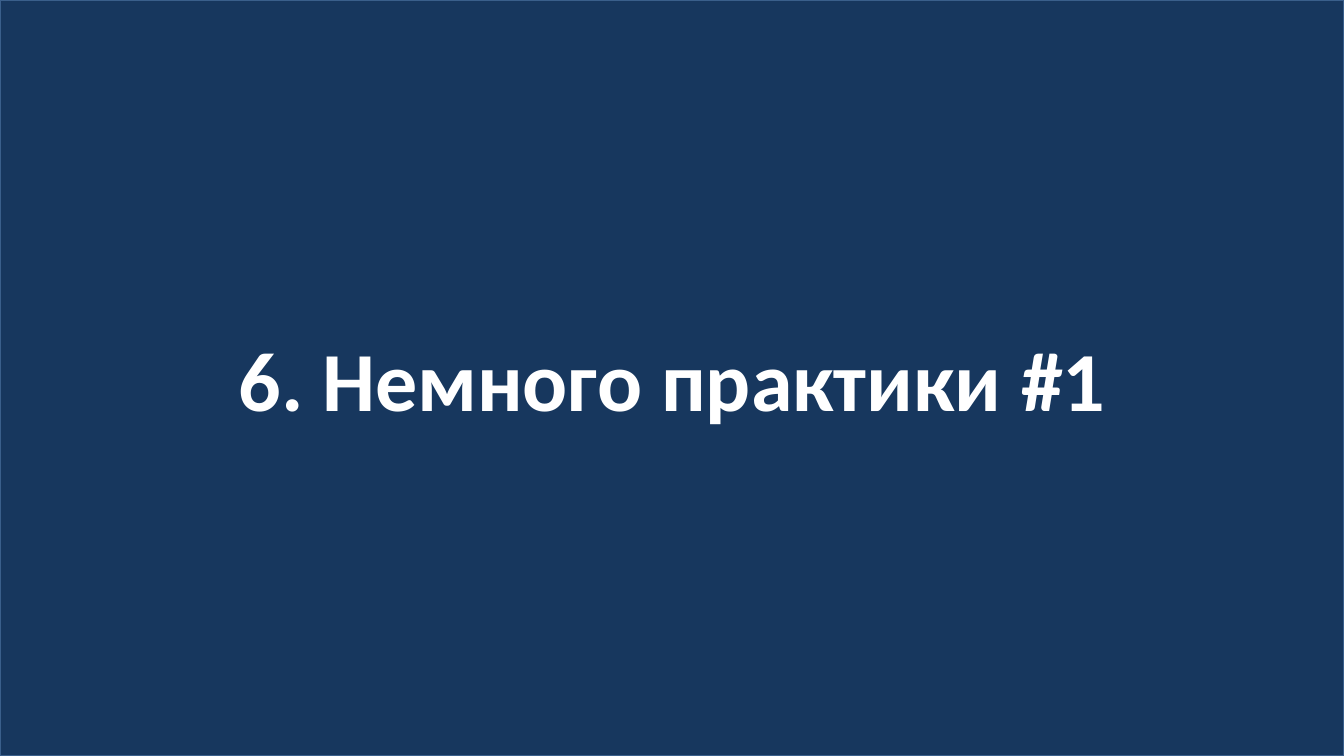
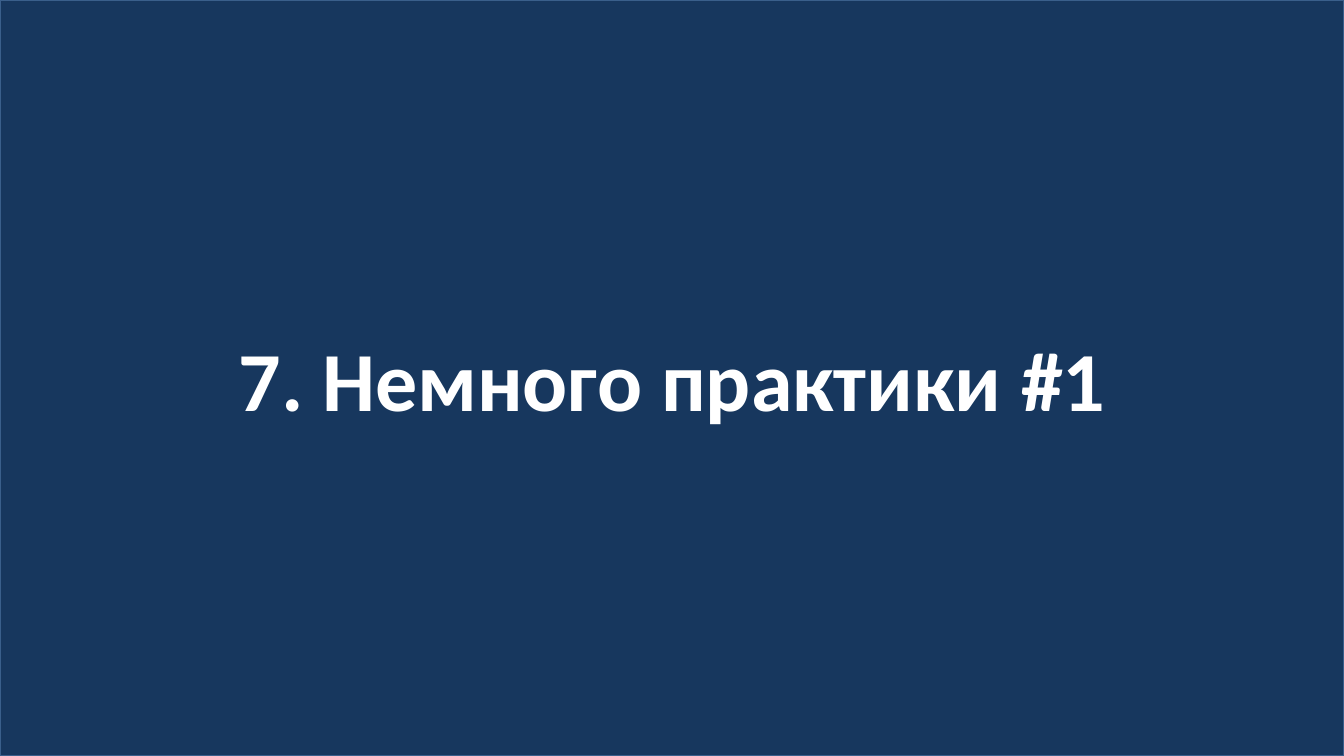
Before and after one commit to web51-ortdnipro/lesson19, a slide deck: slide 19 of lesson19.pptx (slide 17 before the commit). Drawn at 1344x756 pixels with LibreOffice and Linux fonts; fonts in the diff are those of the drawing. Boxes give left, top, right and bottom in pixels: in the first picture for what was removed or moved away, otherwise in the second. Text is boxed around its words. In the diff, an @@ line names an element or a change of style, - is before the commit and + after.

```diff
--- a/lesson19.pptx
+++ b/lesson19.pptx
@@ text in rectangle at bbox=[239, 353, 1105, 425]: text changed @@
-6. Немного практики #1
+7. Немного практики #1
```
Also in this commit, not shown: 1 other slide changed, 2 slides added, 1 other file.
